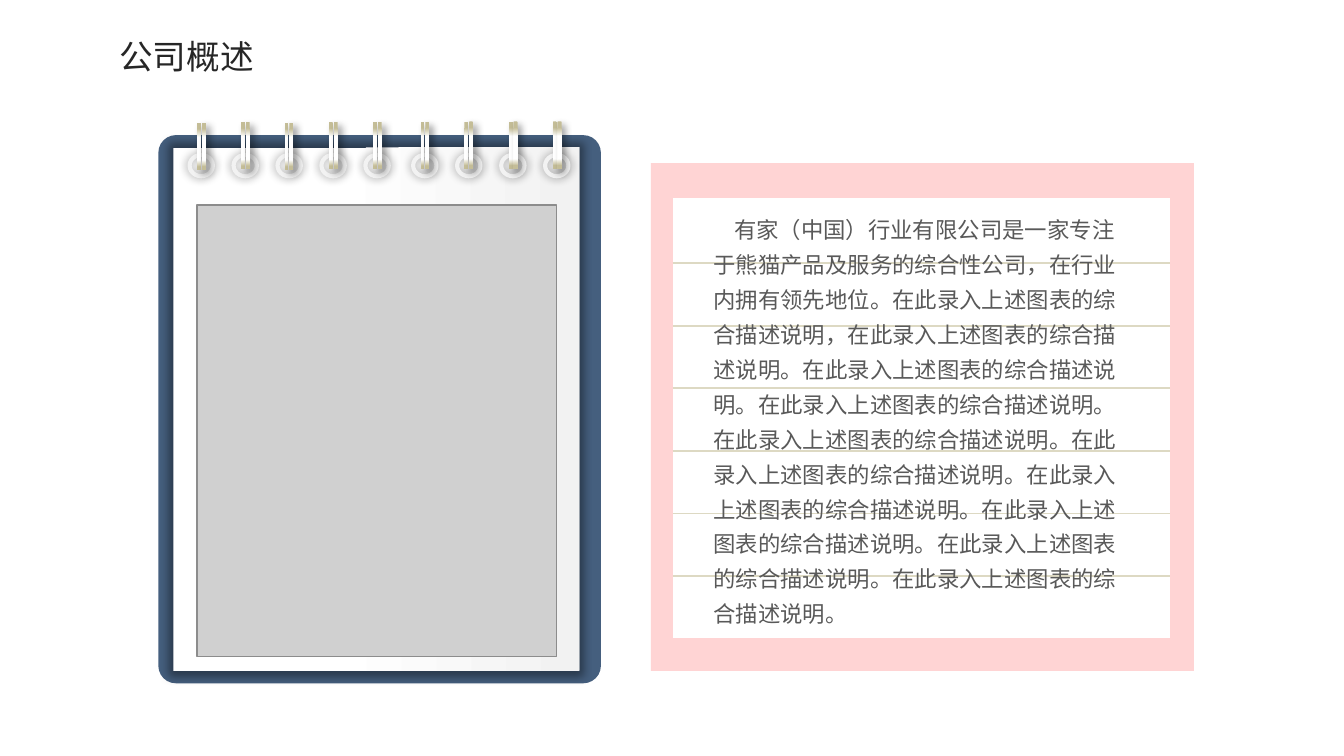
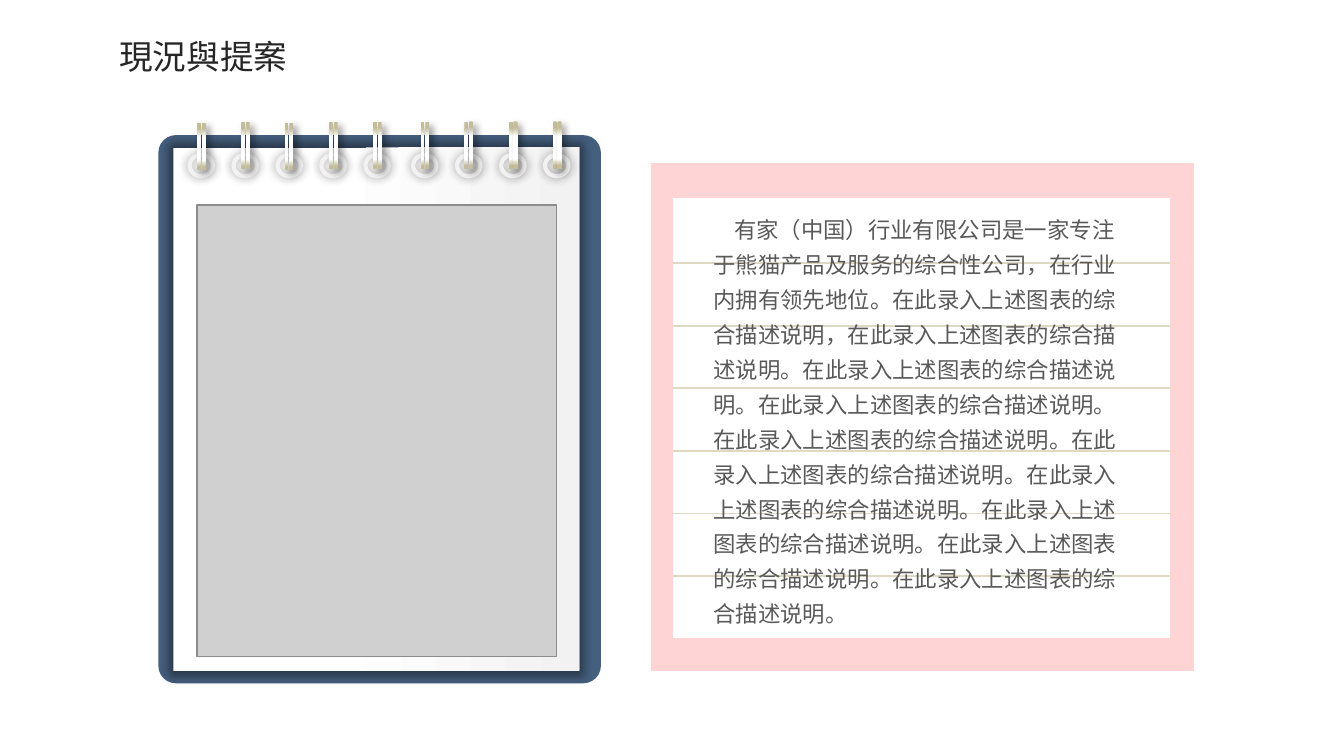
Before and after one commit to tippyshih/final, a slide deck: slide 4 of ppt模板.pptx. Drawn at 1344x756 pixels with LibreOffice and Linux fonts; fonts in the diff are those of the drawing; grey boxes stand for pictures; background and template pictures are left out. Boxes give left, top, right and bottom in pixels: in the first picture for what was removed or moved away, otherwise in the second. Text is boxed around its words. In the diff, an @@ line names an element or a change of style, - is before the commit and + after.

Commit message:
1228

```diff
--- a/ppt模板.pptx
+++ b/ppt模板.pptx
@@ text at box(119, 41, 287, 72): text changed; font Noto Sans CJK SC to Arial @@
-公司概述
+現況與提案
```
